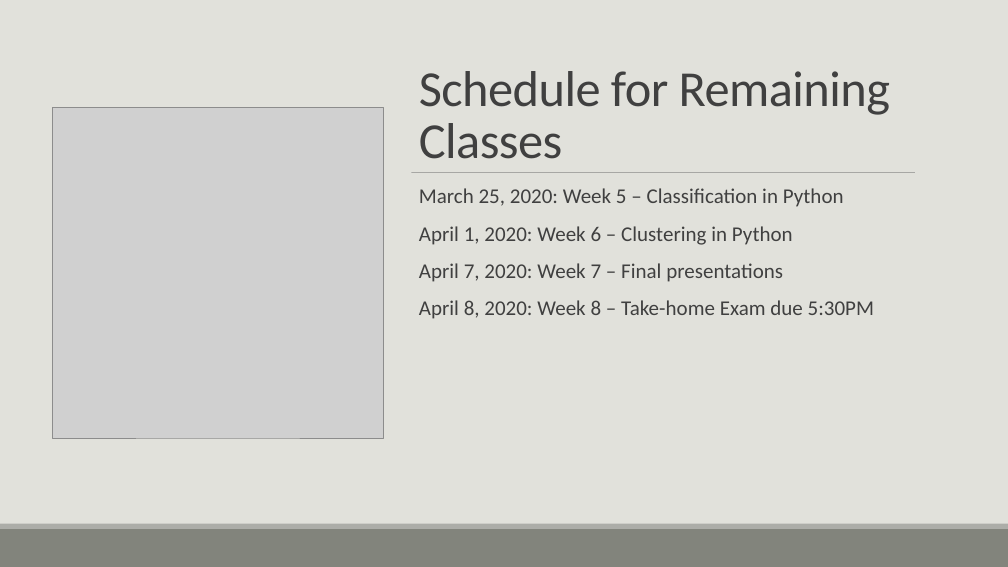
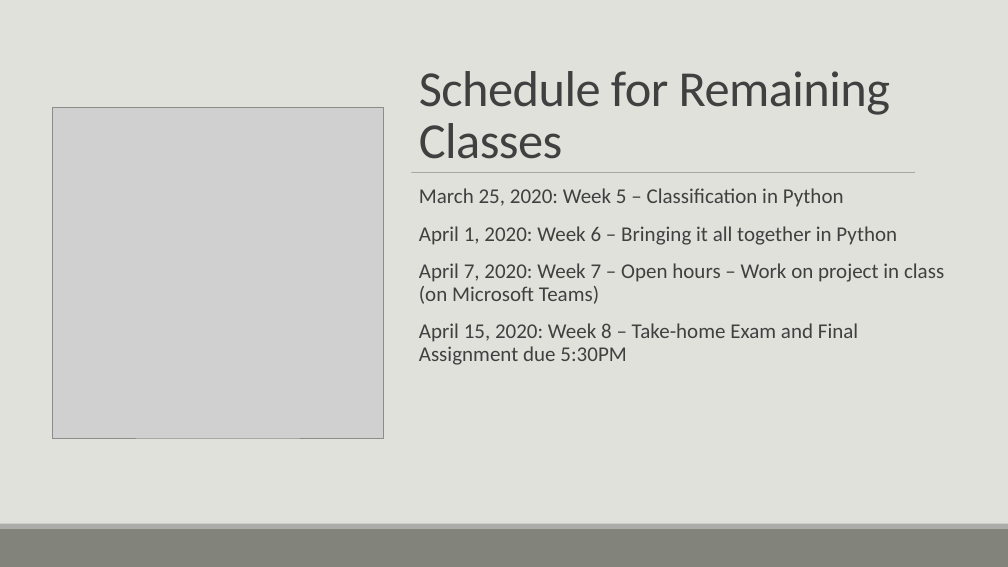
Before and after one commit to casey-whorton-waynestate/public-course-content, a slide deck: slide 57 of Wayne State Course.pptx. Drawn at 1008x567 pixels with LibreOffice and Linux fonts; fonts in the diff are those of the drawing; grey boxes stand for pictures. Boxes give left, top, right and bottom in pixels: in the first picture for what was removed or moved away, otherwise in the second. Text is boxed around its words. In the diff, an @@ line names an element or a change of style, - is before the commit and + after.

```diff
--- a/Wayne State Course.pptx
+++ b/Wayne State Course.pptx
@@ text at <box>419,226,944,365</box>: text changed @@
-  April 1, 2020: Week 6 – Clustering in Python
-  April 7, 2020: Week 7 – Final presentations
-  April 8, 2020: Week 8 – Take-home Exam due 5:30PM
+  April 1, 2020: Week 6 – Bringing it all together in Python
+  April 7, 2020: Week 7 – Open hours – Work on project in class (on Microsoft Teams)
+  April 15, 2020: Week 8 – Take-home Exam and Final Assignment due 5:30PM
```
Also in this commit, not shown: 4 other slides changed, 3 slides added, 5 slides removed.
